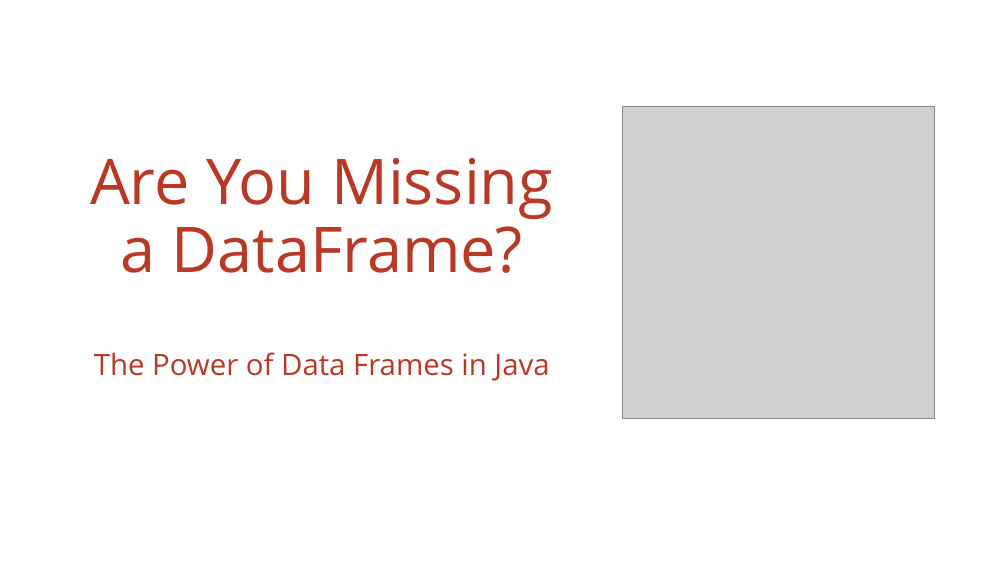
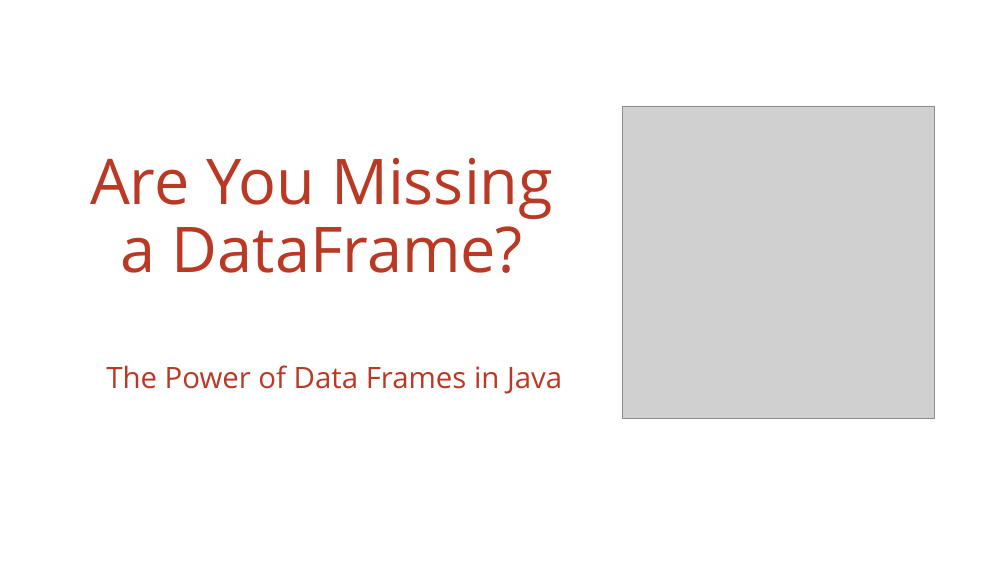
Before and after one commit to vmzakharov/missing-dataframe-talk, a slide deck: slide 1 of presentation/Missing_Dataframe_Long.pptx. Drawn at 1008x567 pixels with LibreOffice and Linux fonts; fonts in the diff are those of the drawing; grey boxes stand for pictures. Boxes give left, top, right and bottom in pixels: in the first picture for what was removed or moved away, otherwise in the second. Text is boxed around its words. In the diff, an @@ line names an element or a change of style, - is before the commit and + after.

```diff
--- a/presentation/Missing_Dataframe_Long.pptx
+++ b/presentation/Missing_Dataframe_Long.pptx
@@ text "The Power of Data Frames ...": place and size @@
-text "The Power of Data Frames ..." at (94,352,549,381)
+text "The Power of Data Frames ..." at (106,365,562,394)
```
Also in this commit, not shown: 4 other slides changed, 1 other file.
